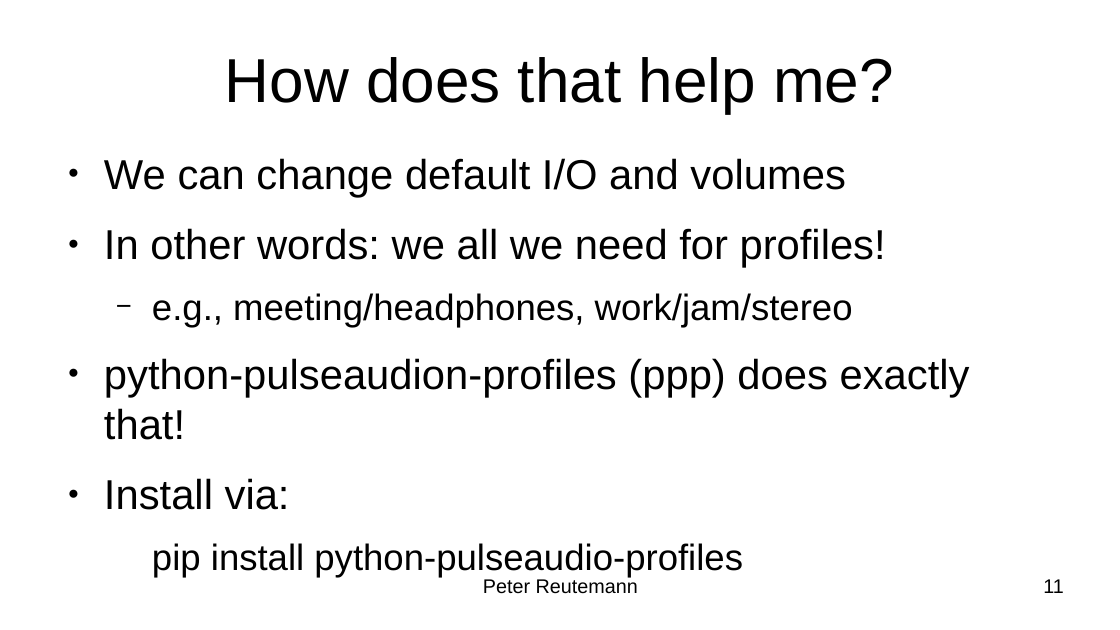
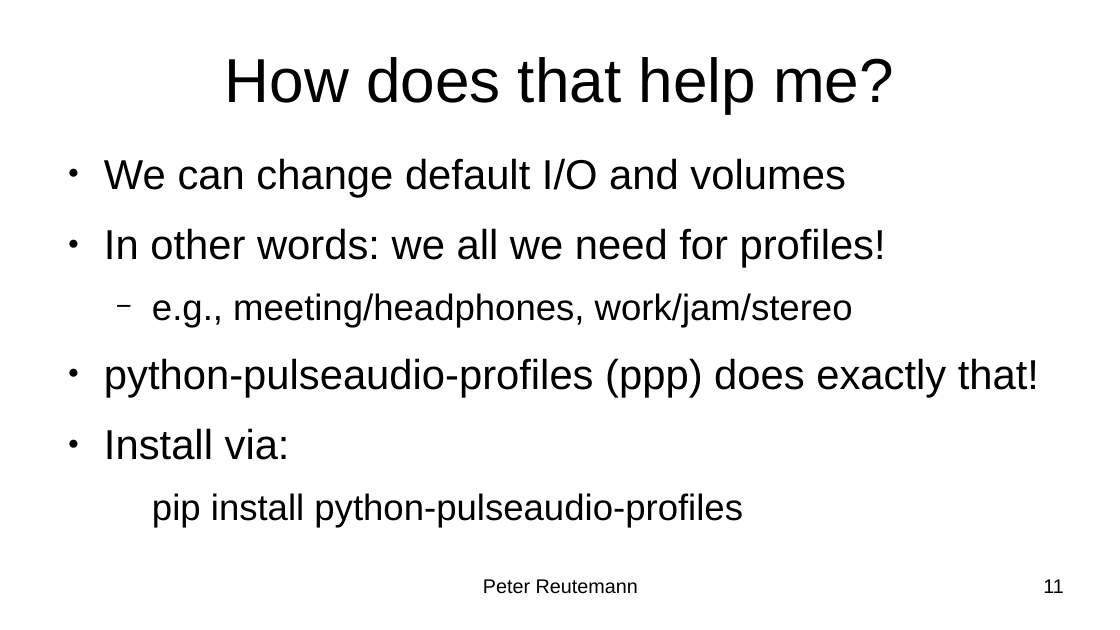
Before and after one commit to HamPUG/meetings, a slide deck: slide 11 of 2020/2020-05-18/pulseaudio/pulseaudio.odp. Drawn at 1120x630 pixels with LibreOffice and Linux fonts; fonts in the diff are those of the drawing. Boxes give left, top, right and bottom in pixels: in the first picture for what was removed or moved away, otherwise in the second. Text is boxed around its words. In the diff, an @@ line names an element or a change of style, - is before the commit and + after.

```diff
--- a/2020/2020-05-18/pulseaudio/pulseaudio.odp
+++ b/2020/2020-05-18/pulseaudio/pulseaudio.odp
@@ text at box(104, 358, 1039, 397): text changed @@
-● python-pulseaudion-profiles (ppp) does exactly that!
+● python-pulseaudio-profiles (ppp) does exactly that!
```
Also in this commit, not shown: 3 other slides changed, 1 slide added, 6 other files.
